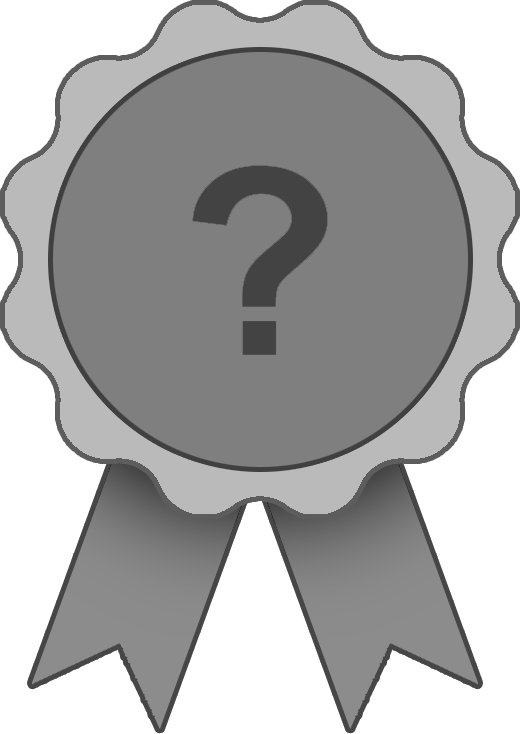
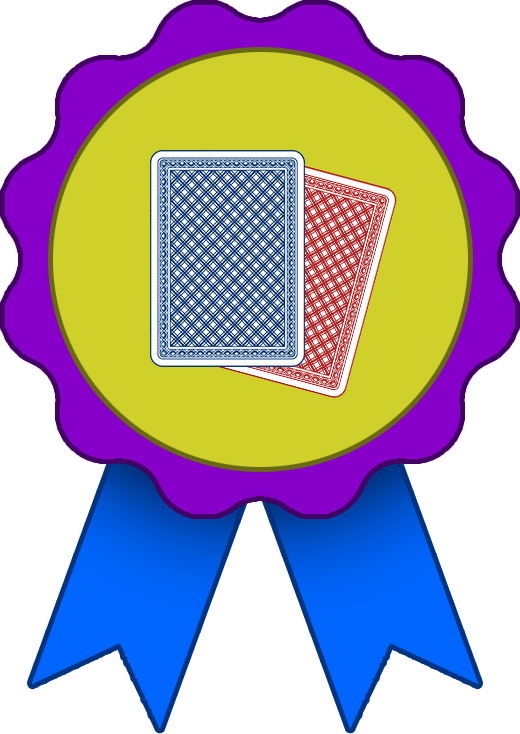
Layered file, before and after one edit (w=520, h=734). Changes by layer:
hid group "Icons" (6 layers) over [0, 0, 520, 734]
hid "Question Mark Icon" over [192, 165, 328, 355]
added layer "Card Back 4 (Blue, RC)" in group "Final Shape" over [150, 150, 305, 367]
added layer "Card Back 4 (Red, RC)" in group "Final Shape" over [195, 151, 398, 401]
painted on "Color Fill 4" over [0, 0, 520, 734]
painted on "Color Fill 5" over [0, 0, 520, 734]
painted on "Color Fill 6" over [0, 0, 520, 734]
painted on "Color Fill 7" over [0, 0, 520, 734]
